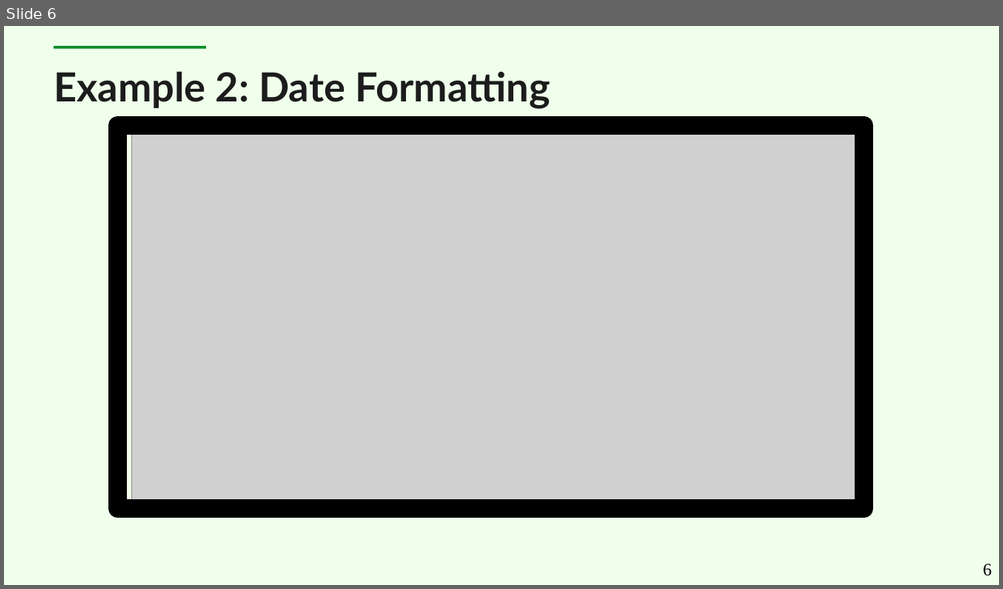
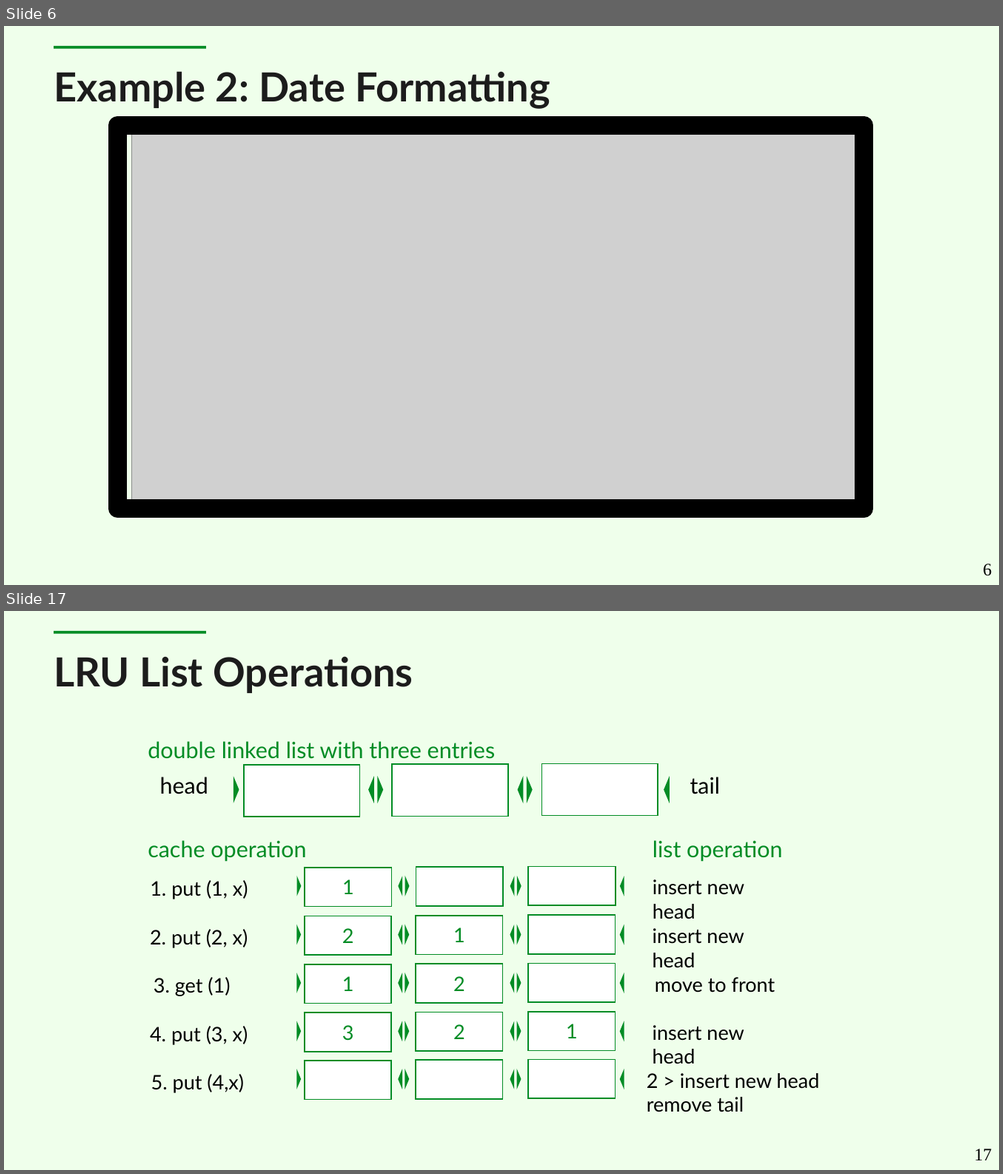
Before and after one commit to cruftex/talk-java-in-process-caching-performance-progress-pitfalls, a slide deck: slides-new.odp. Shown one above the other, each under a label of ours: slide 6 before the commit, slides 6 and 17 after it; the slides between them are not shown. The pictures are 1003x589 and 1003x1174 pixels, drawn with LibreOffice and Linux fonts; fonts in the diff are those of the drawing; grey boxes stand for pictures. Boxes give left, top, right and bottom in pixels: in the first picture for what was removed or moved away, otherwise in the second. Text is boxed around its words. In the diff, an @@ line names an element or a change of style, - is before the commit and + after.

Commit message:
update, move more content

```diff
--- a/slides-new.odp
+++ b/slides-new.odp
@@ slide 17 added at bbox=[4, 611, 999, 1170], background #EFFFEB; not listed: 1 template element that a slide beside it also shows @@
@@ title added at bbox=[54, 656, 412, 693], 32 pt, text #1C1C1C, bold @@
+LRU List Operations
@@ text added at bbox=[148, 741, 495, 759], 18 pt, text #038C25 @@
+double linked list with three entries
@@ group added at bbox=[160, 763, 720, 817]: 6 triangles, 3 rectangles, 2 texts @@
+head
+tail
@@ text added at bbox=[148, 840, 306, 862], 18 pt, text #038C25 @@
+cache operation
@@ text added at bbox=[652, 840, 782, 862], 18 pt, text #038C25 @@
+list operation
@@ group added at bbox=[150, 866, 744, 920]: 6 triangles, 3 rectangles, 2 texts @@
+1
+1. put (1, x)
+insert new head
@@ group added at bbox=[150, 915, 743, 968]: 6 triangles, 3 rectangles, 2 texts @@
+2
+1
+2. put (2, x)
+insert new head
@@ group added at bbox=[153, 964, 775, 1004]: 6 triangles, 3 rectangles, 2 texts @@
+1
+2
+3. get (1)
+move to front
@@ group added at bbox=[150, 1012, 743, 1065]: 6 triangles, 3 rectangles, 2 texts @@
+3
+2
+1
+4. put (3, x)
+insert new head
@@ group added at bbox=[151, 1060, 819, 1113]: 6 triangles, 3 rectangles, 2 texts @@
+5. put (4,x)
+2 > insert new head
+remove tail
@@ page number added at bbox=[974, 1149, 992, 1161], 14 pt, text #000000 @@
+17
```
Also in this commit, not shown: 11 slides changed, 7 other slides added, 1 slide removed.
